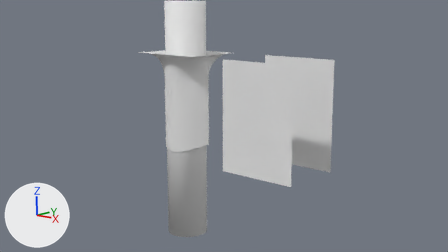
The Blender file samples/05_pattern_link.blend as it was, and as the next commit left it.
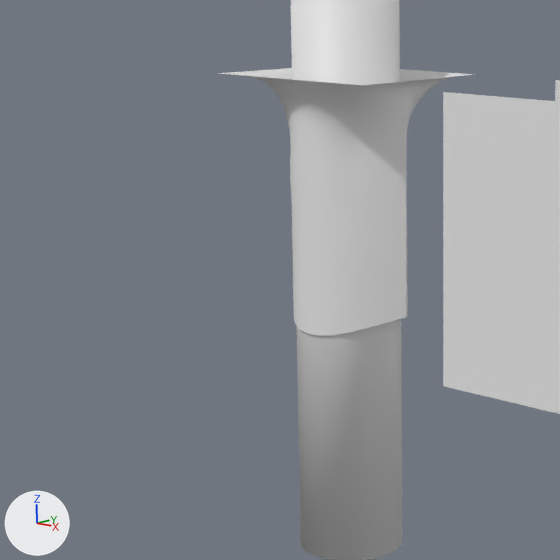
Each version appears first from the file's camera 'Camera', and next in a close-up on the part from 12% to 60% of the width and 10% to 94% of the height. The lights are fixed; the arrows at lower left show +X, +Y and +Z. The last two pictures show the newer version.

Names of what the first close-up shows: 'Body', 'Garment', 'Garment_Pattern'.
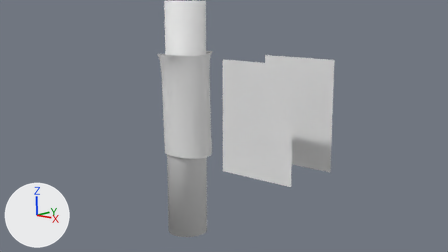
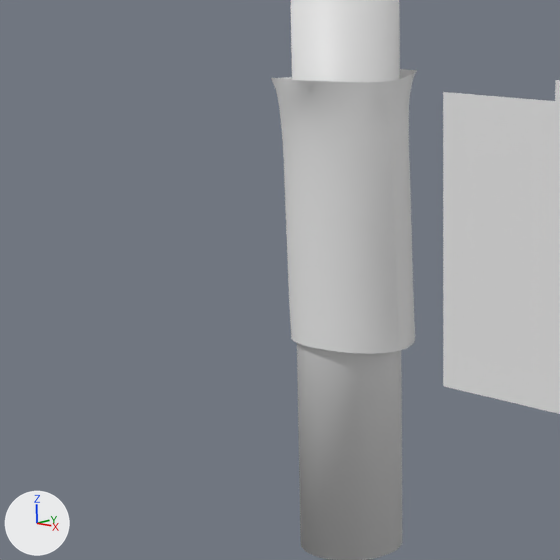
Boxes [x1, y1, x2, y2] around the edits, measured in the close-ups (560 x 560 px):
```json
{"object": "Garment", "change": "reshaped", "before": [218, 68, 475, 336], "after": [271, 69, 417, 354], "on screen": "43% narrower, 6% taller"}
```

Edits to the scene script, one JSON object a line:
```json
{"block": "me_patternpiece", "where": "# used by ob_garment; location = (0.0, -0.18, 1.0)"}
{"op": "remove", "block": "me_patternpiece", "code": "me_patternpiece.from_pydata(...)  # 950 vertices, 864 faces; spans x -0.225..0.225, y 0.0..0.36, z -0.273..0.3"}
{"op": "add", "block": "me_patternpiece", "code": "me_patternpiece.from_pydata(...)  # 950 vertices, 864 faces; spans x -0.147..0.159, y 0.0..0.36, z -0.308..0.3"}
{"block": "me_patternpiece", "change": "me_patternpiece part 1: 940 of 950 vertices moved; they spanned x -0.225..0.225, y 0.0..0.36, z -0.273..0.3 and now span x -0.147..0.159, y 0.004..0.356, z -0.308..0.298; mean shift (-0.004, 0.0, -0.049); largest move (0.225, 0.0, 0.3) -> (0.126, 0.181, 0.291)"}
```
